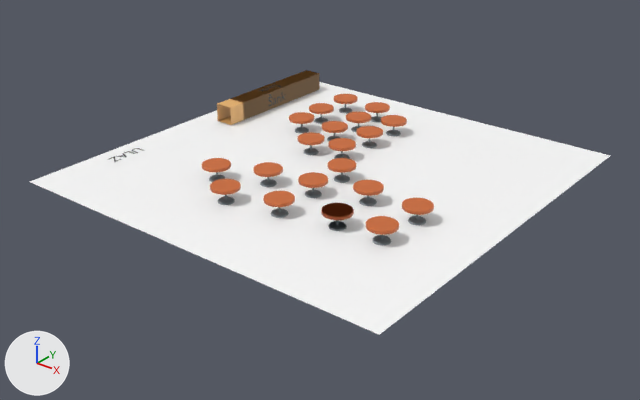
What one commit did to the glTF model server/restaurant_models/doha/model.gltf.
One viewpoint serves both versions: a 50 mm camera at (10.3, -12.79, 6.93) aimed at (0.7, -0.79, -0.51). Lighting does not change. The marker at lower left points along +X, +Y and +Z. Where no turn or scale is listed for an object, it has been applied to the vertices.

The scene before the commit, as lines of its bpy script (objects in view):
```python
me_cube_001 = bpy.data.meshes.new('Cube.001')
me_cube_001.from_pydata(...)  # 16 vertices, 36 faces; spans x -0.2..0.2, y -2.86..0.2, z -0.2..0.2
me_cube_001.materials.append(mat_material_002)  # orange #e7b069
me_cylinder_013 = bpy.data.meshes.new('Cylinder.013')
me_cylinder_013.from_pydata(...)  # 163 vertices, 312 faces; spans x -0.271..0.271, y -0.271..0.271, z 0.0..0.321
me_cylinder_013.materials.append(mat_restaurant)  # picture img_restaurantbits_texture
me_plane = bpy.data.meshes.new('Plane')
me_plane.from_pydata([(-4.0, -4.0, 0.0), (4.0, -4.0, 0.0), (-4.0, 4.0, 0.0), (4.0, 4.0, 0.0)], [], [(0, 1, 3), (0, 3, 2)])
me_plane.materials.append(mat_material_001)  # white #ffffff
me_text = bpy.data.meshes.new('Text')
me_text.from_pydata(...)  # 370 vertices, 360 faces; spans x 0.04..1.88, y -0.01..0.88, z 0.0
me_text.materials.append(mat_material_004)  # black #000000
me_text_001 = bpy.data.meshes.new('Text.001')
me_text_001.from_pydata(...)  # 370 vertices, 360 faces; spans x 0.0, y 0.013..0.597, z -0.003..0.278
me_text_001.materials.append(mat_material_003)  # black #000000
ob_cube = bpy.data.objects.new('Cube', me_cube_001)
ob_cube.location = (-2.64, 2.92, 0.21)
ob_plane = bpy.data.objects.new('Plane', me_plane)
ob_plane.location = (0.62, -0.39, -0.01)
ob_table_008 = bpy.data.objects.new('table.008', me_cylinder_013)
ob_table_008.location = (0.08, -2.7, -0.01)
ob_text = bpy.data.objects.new('Text', me_text)
ob_text.location = (-2.75, 1.84, 0.41)
ob_text.rotation_euler = (0.0, 0.0, -1.571)  # degrees (0, 0, -90)
ob_text.scale = (0.317, 0.317, 0.317)
ob_text_001 = bpy.data.objects.new('Text.001', me_text_001)
ob_text_001.location = (-2.44, 1.27, 0.09)
# also in view: 'table.004' at (2.08, -1.14, 0.15); 'table.003' at (3.17, -1.22, 0.15); 'table.002' at (3.1, -2.18, 0.15); 'table.001' at (2.23, -2.23, 0.15); 'table.006' at (1.15, -2.48, 0.15)
```
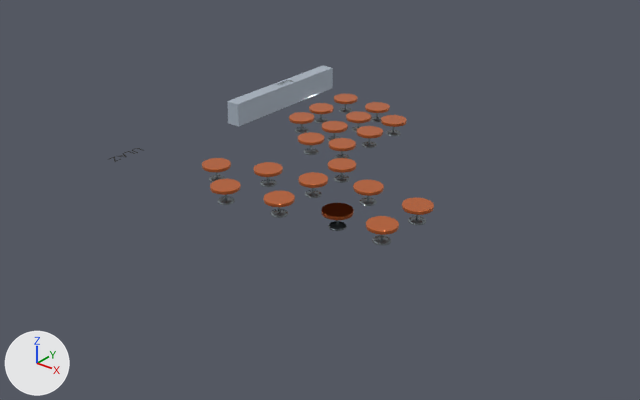
What the commit changed:
Material 'Material.019' (mat_material_019) is new.
Its base color is (0.516, 0.597, 0.698) (light grey #becbda).
Its metallic is 0.354.
Its roughness is 0.0118.
Mesh me_cube_005 is new.
It is a box spanning x -0.15..0.15, y -1.65..1.65, z -0.26..0.26.
It uses material mat_material_019 (light grey #becbda).
Object 'Plane' (ob_plane) is deleted.
Object 'Cube' (ob_cube) is deleted.
Object 'Text.001' (ob_text_001) is deleted.
Object 'Shank' (ob_shank) is new; it shows me_cube_005.
Its location is (-2.46, 1.8, 0.24).

Boxes (x1, y1, x2, y2) around the edits, measured in the pictures (640 x 400 px):
'Plane', deleted
    before: (30, 82, 610, 335)
'Shank', added
    after: (227, 66, 333, 127)
'Cube', deleted
    before: (217, 70, 319, 125)
'Text.001', deleted
    before: (269, 94, 285, 106)
'Text', recoloured
    both: (258, 80, 294, 92)
